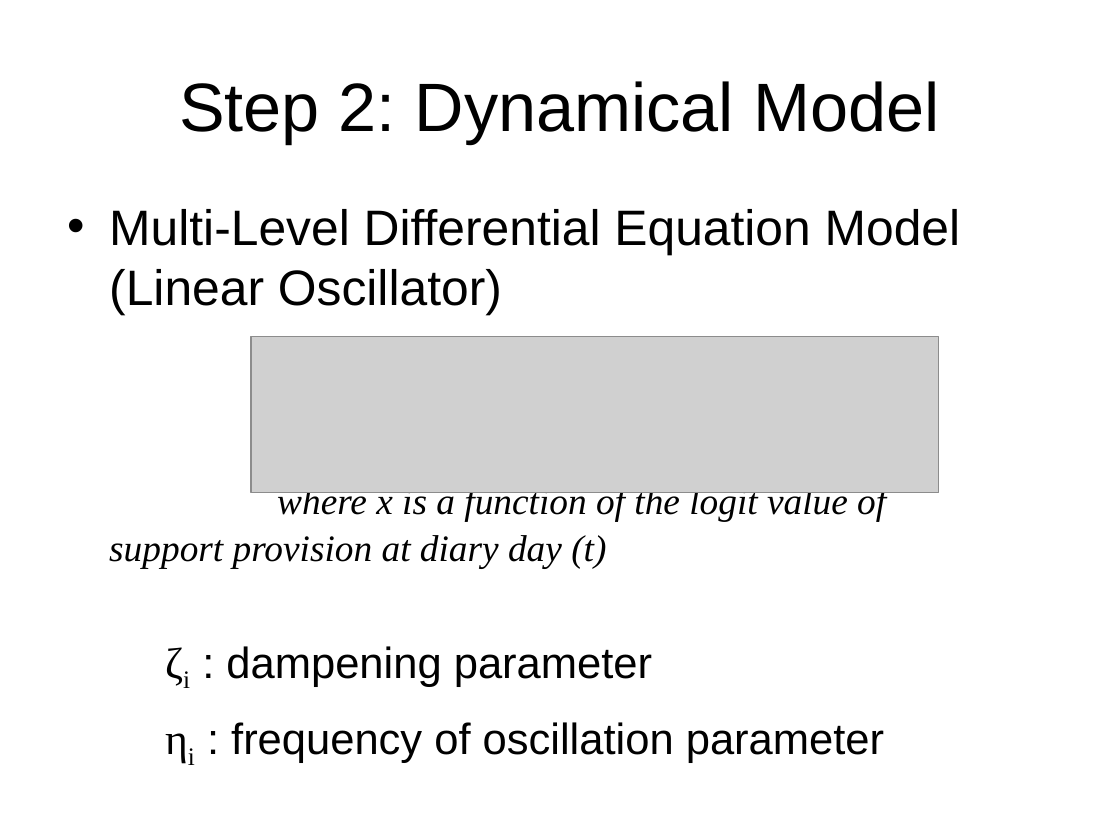
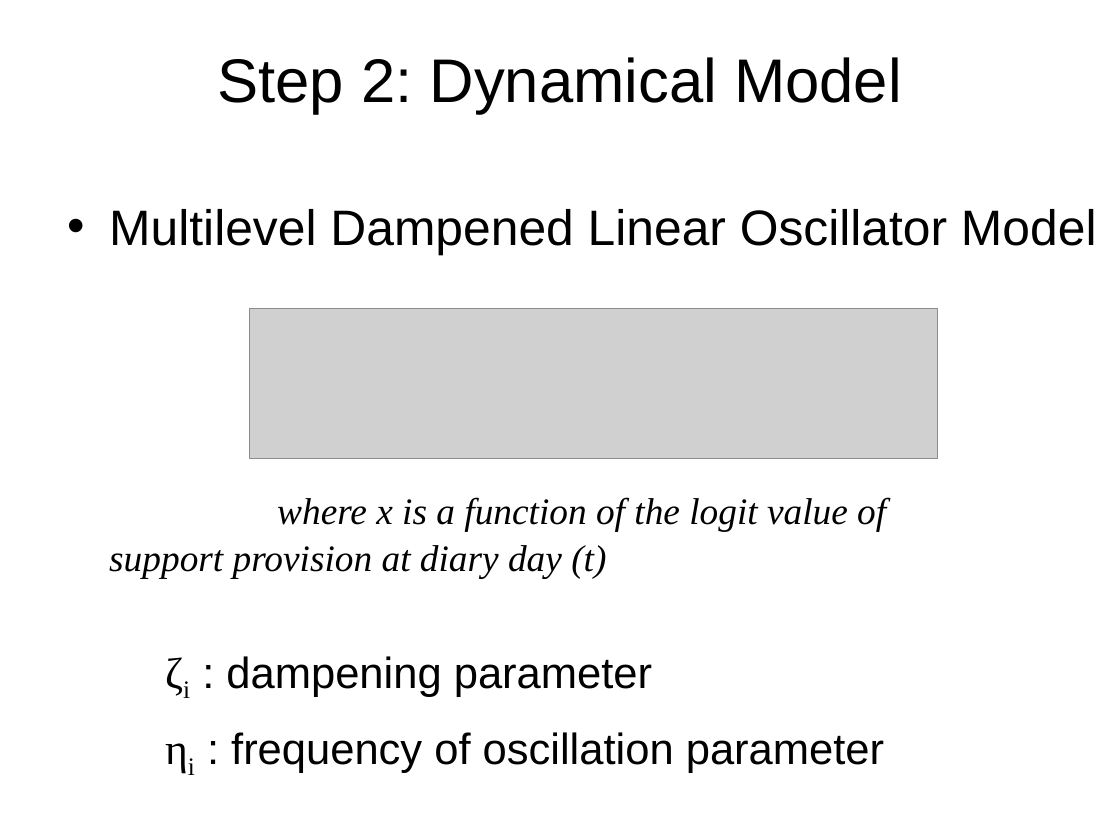
Before and after one commit to mayazrm/KZNB, a slide deck: slide 11 of DSM/Bolger_DSM_Report_from_the_Trenches_170613KZ.pptx. Drawn at 1120x840 pixels with LibreOffice and Linux fonts; fonts in the diff are those of the drawing; grey boxes stand for pictures. Boxes give left, top, right and bottom in pixels: in the first picture for what was removed or moved away, otherwise in the second. Text is boxed around its words. In the diff, an @@ line names an element or a change of style, - is before the commit and + after.

```diff
--- a/DSM/Bolger_DSM_Report_from_the_Trenches_170613KZ.pptx
+++ b/DSM/Bolger_DSM_Report_from_the_Trenches_170613KZ.pptx
@@ title "Step 2: Dynamical Model" at box(218, 57, 902, 113): size 44 to 39.6 pt @@
@@ text at box(109, 209, 1097, 256): text changed @@
-• Multi-Level Differential Equation Model (Linear Oscillator)
+• Multilevel Dampened Linear Oscillator Model
@@ picture: place and size @@
-picture at box(251, 337, 939, 493)
+picture at box(250, 309, 937, 458)
```
Also in this commit, not shown: 9 other slides changed, 2 slides added, 3 slides removed, 7 other files.
